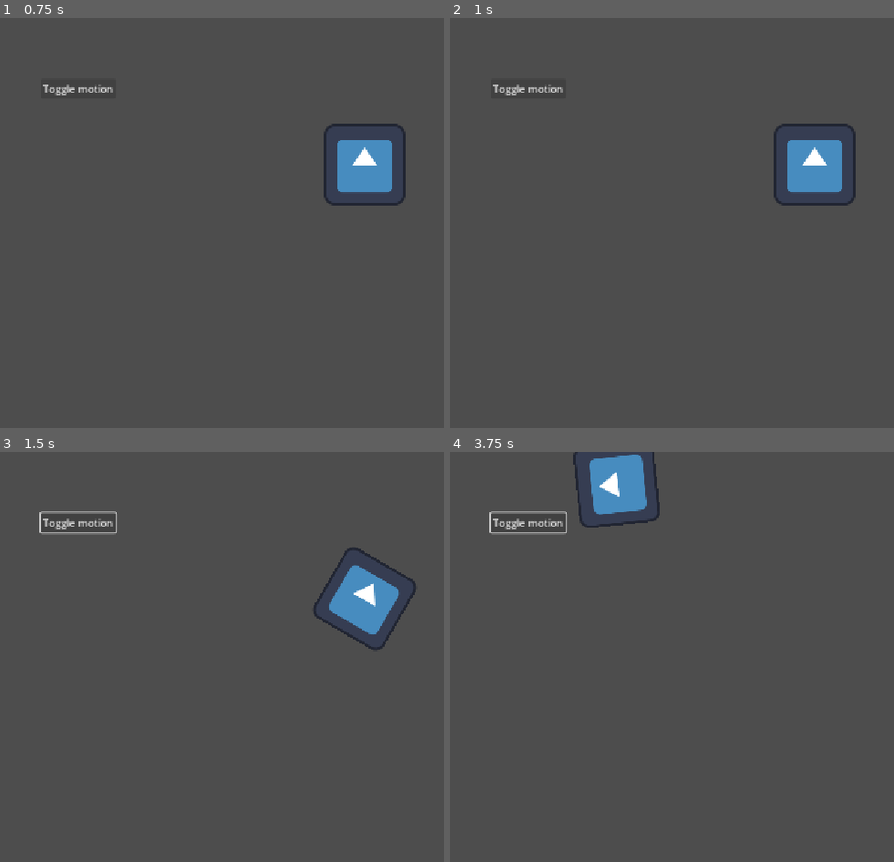
Above: before the commit, frames 1-4 (two rows, left to right).
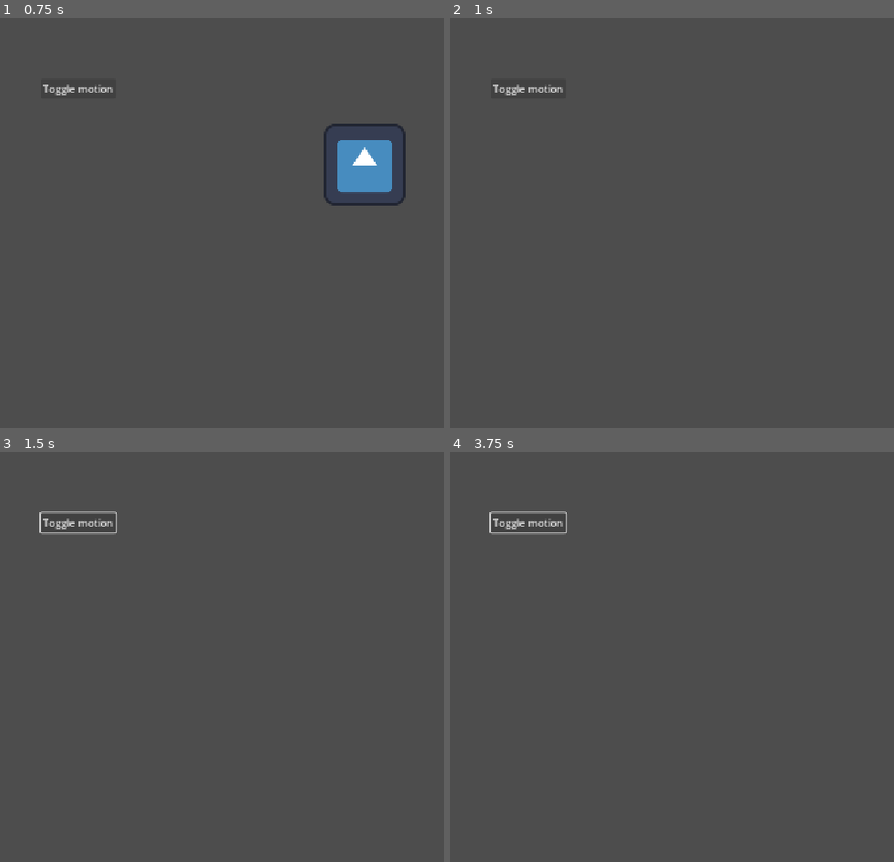
Above: after the commit, the same moments.

Repository: GreedyWhale/oh-my-godot
Game: Godot game, scene res://main.tscn
Two runs of this game, one before a commit and one after it. Both use one fixed random seed, a clock stepped at 60 frames per second and the inputs below. The engine's default icon, where the game draws it, is replaced by a stand-in: a white triangle on a blue panel in a dark square.
Inputs:
- Up to frame 1 (0.75 s): click "Toggle motion" at 0.5 s
- Up to frame 2 (1 s): no input
- Up to frame 3 (1.5 s): tap Enter at 1.25 s; hold Right (ui_right) from 1.28 s (still down)
- Up to frame 4 (3.75 s): release Right (ui_right) at 2.03 s; hold Down (ui_down) 2.03-2.78 s; hold Right (ui_right) 2.78-3.53 s; hold Up (ui_up) from 3.53 s (still down)

Frame 1 is identical in both runs. In frame 2, 2.0% of the frame differs, in the area x 72-92%, y 25-46%; in frame 3, 2.1%, in the area x 70-94%, y 23-49%; in frame 4, 2.0%.

Commit message:
feat: 添加计时器实现精灵可见性自动切换

Diff:
--- a/main.tscn
+++ b/main.tscn
@@ -9,6 +9,9 @@
 position = Vector2(576, 232)
 script = ExtResource("2_0xm2m")
 
+[node name="Timer" type="Timer" parent="Sprite2d" unique_id=859603005]
+autostart = true
+
 [node name="Button" type="Button" parent="." unique_id=928353372]
 offset_left = 64.0
 offset_top = 96.0
--- a/sprite_2d.gd
+++ b/sprite_2d.gd
@@ -2,6 +2,10 @@
 
 var speed = 400.0
 var angular_speed = PI
+
+func _ready() -> void:
+	var timer:Timer = get_node('Timer')
+	timer.timeout.connect(_on_timer_timeout)
 
 func _process(delta: float) -> void:
 	var turn_input = Input.get_axis("ui_left", "ui_right")
@@ -20,3 +24,6 @@
 
 func _on_button_pressed() -> void:
 	set_process(not is_processing())
+
+func _on_timer_timeout() -> void:
+	visible = not visible
